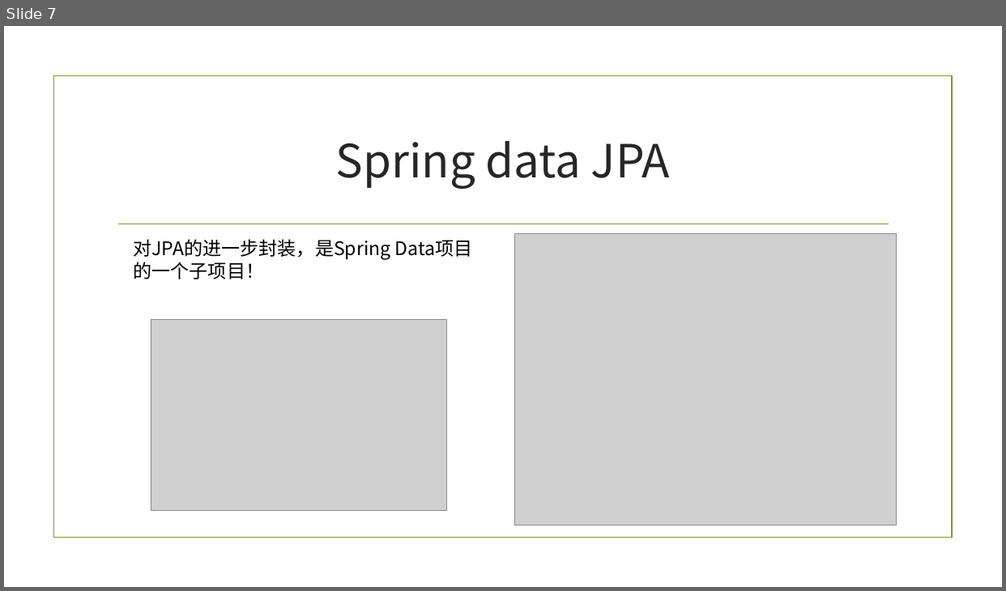
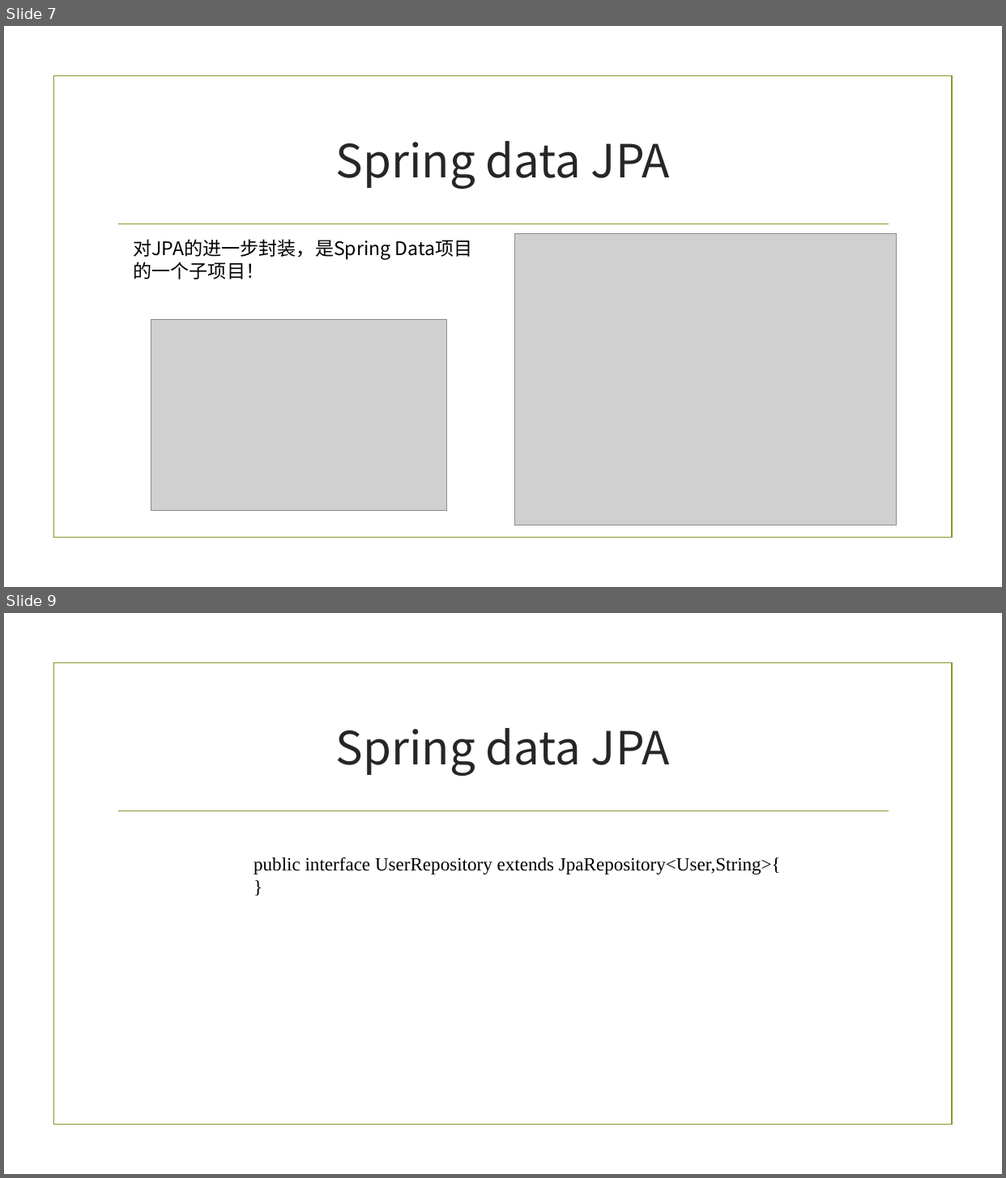
Before and after one commit to baiyuqi/course-space, a slide deck: document/讲义（ppt）/4-对象关系映射.pptx. Shown one above the other, each under a label of ours: slide 7 before the commit, slides 7 and 9 after it; the slides between them are not shown. The pictures are 1006x591 and 1006x1178 pixels, drawn with LibreOffice and Linux fonts; fonts in the diff are those of the drawing; grey boxes stand for pictures; background and template pictures are left out. Boxes give left, top, right and bottom in pixels: in the first picture for what was removed or moved away, otherwise in the second. Text is boxed around its words. In the diff, an @@ line names an element or a change of style, - is before the commit and + after.

```diff
--- a/document/讲义（ppt）/4-对象关系映射.pptx
+++ b/document/讲义（ppt）/4-对象关系映射.pptx
@@ slide 9 added at box(4, 613, 1002, 1174), background picture (left out); not listed: 2 template elements that a slide beside it also shows @@
@@ title added at box(336, 728, 670, 776), 44 pt, text #262626 @@
+Spring data JPA
@@ text added at box(253, 857, 781, 875), 18 pt, text #000000 @@
+public interface UserRepository extends JpaRepository<User,String>{
+}
```
Also in this commit, not shown: 2 slides changed.
